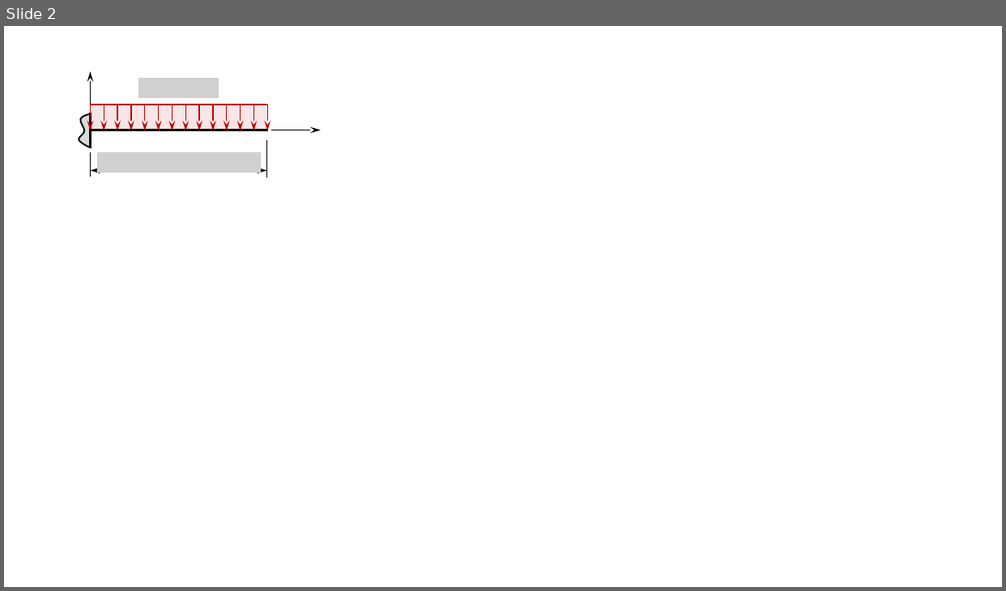
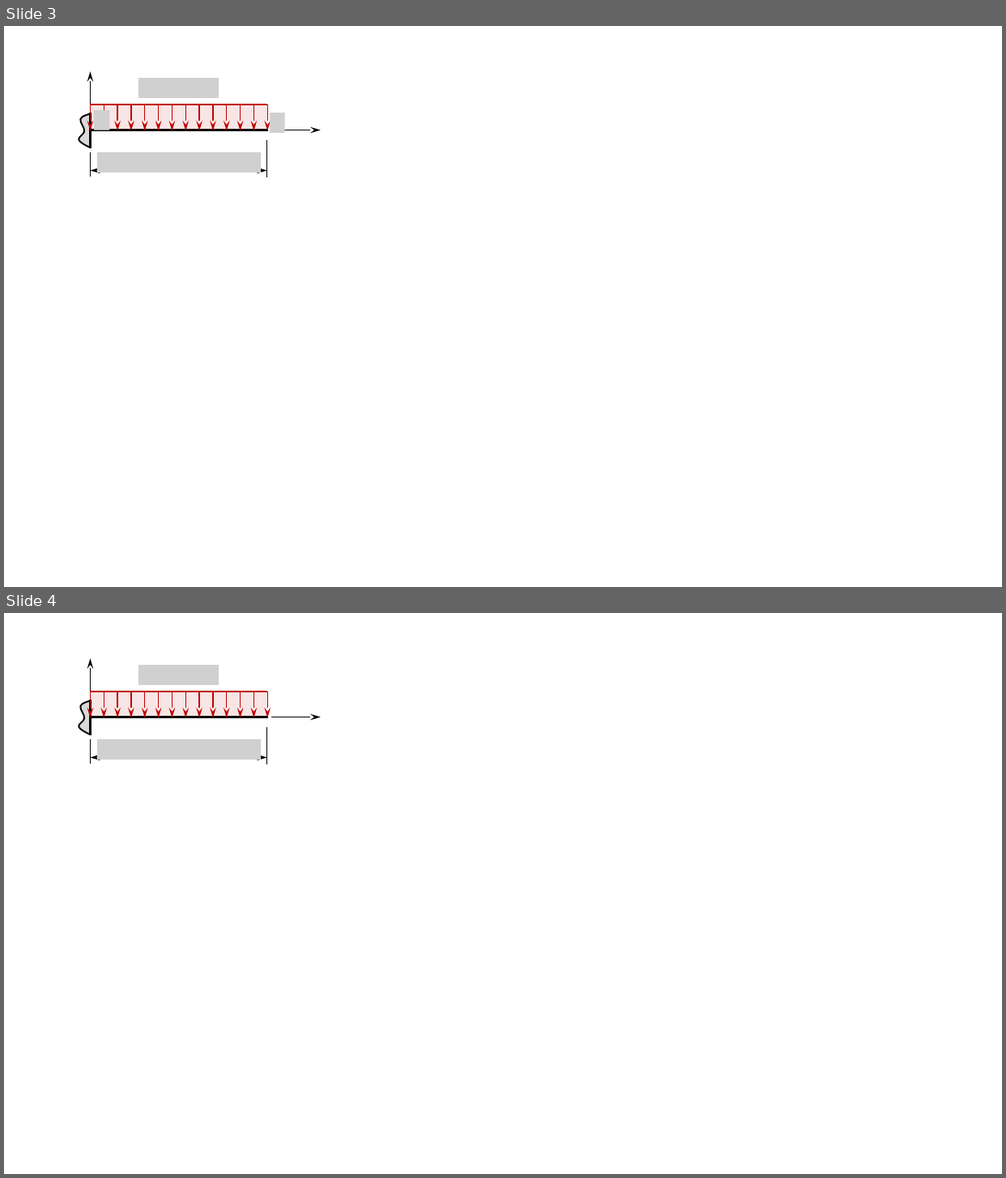
Before and after one commit to xpessoles/PSI_ExercicesCompetences, a slide deck: xx_Figures/Figures_RDM.pptx. Shown one above the other, each under a label of ours: slide 2 before the commit, slides 3 and 4 after it. The pictures are 1006x591 and 1006x1178 pixels, drawn with LibreOffice and Linux fonts; fonts in the diff are those of the drawing; grey boxes stand for pictures; background and template pictures are left out. Boxes give left, top, right and bottom in pixels: in the first picture for what was removed or moved away, otherwise in the second. Text is boxed around its words. In the diff, an @@ line names an element or a change of style, - is before the commit and + after.

```diff
--- a/xx_Figures/Figures_RDM.pptx
+++ b/xx_Figures/Figures_RDM.pptx
@@ slide 3 added at bbox=[4, 26, 1002, 587], background #FFFFFF @@
@@ arrow added from (90, 108) to (90, 71), #000000 1 pt @@
@@ picture added at bbox=[138, 78, 219, 98] @@
@@ freeform shape added at bbox=[79, 114, 91, 148], fill #D9D9D9, outline #000000 1.5 pt @@
@@ line added from (90, 148) to (90, 113), #000000 2.25 pt @@
@@ line added from (90, 105) to (266, 105), #C00000 1 pt @@
@@ rectangle added at bbox=[90, 105, 266, 130], fill #C00000 at 10% opacity @@
@@ picture added at bbox=[94, 110, 109, 130] @@
@@ group added at bbox=[90, 105, 267, 130]: 14 arrows @@
@@ picture added at bbox=[270, 113, 285, 133] @@
@@ line added from (268, 130) to (91, 130), #000000 2.25 pt @@
@@ line added from (266, 140) to (266, 177), #000000 1 pt @@
@@ arrow added from (272, 130) to (321, 130), #000000 1 pt @@
@@ double arrow added from (90, 170) to (266, 170), #000000 1 pt @@
@@ line added from (90, 152) to (90, 177), #000000 1 pt @@
@@ picture added at bbox=[97, 152, 261, 173] @@
@@ what was slide 2 is now slide 4 @@
```
Also in this commit, not shown: 1 slide changed, 1 other slide added, 7 other files.
